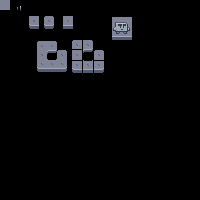
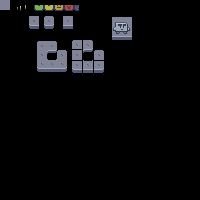
The second 200×200 image is a revision of the first. Changes to its layers:
painted on "Background" over (25, 5, 79, 11)
